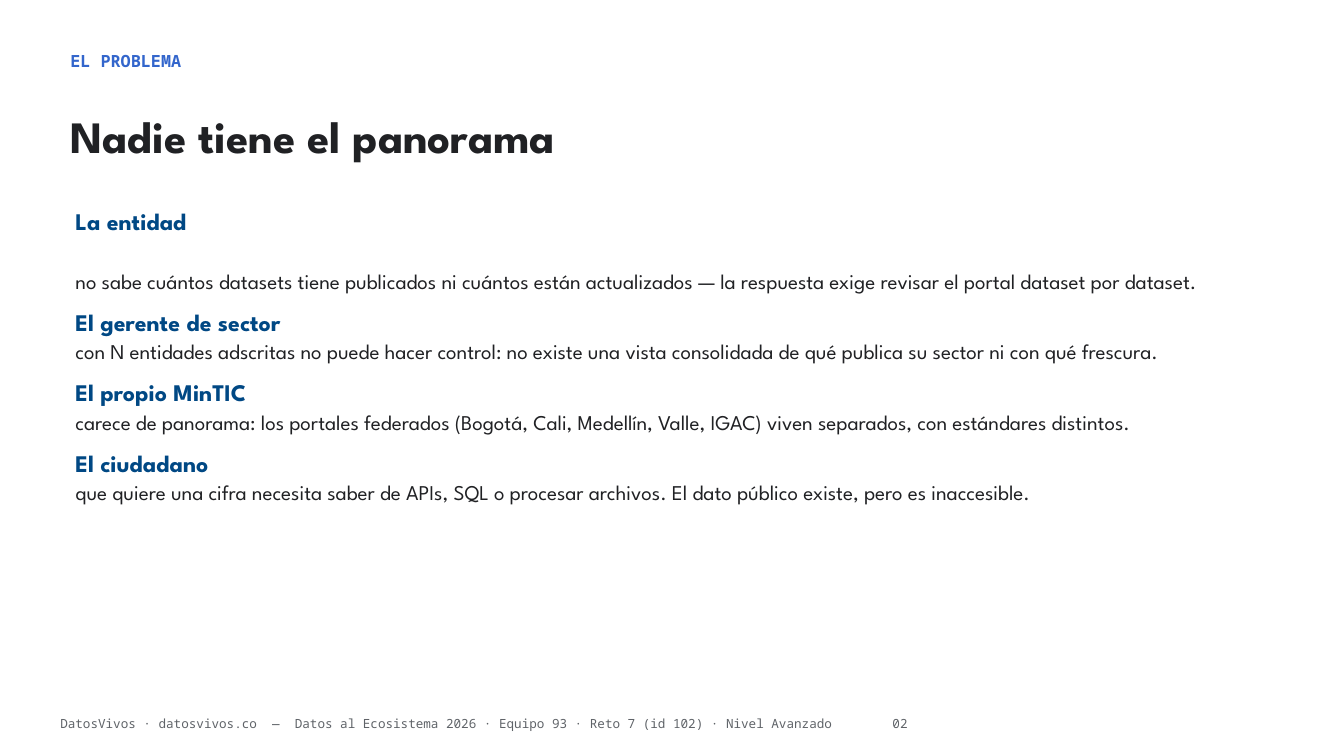
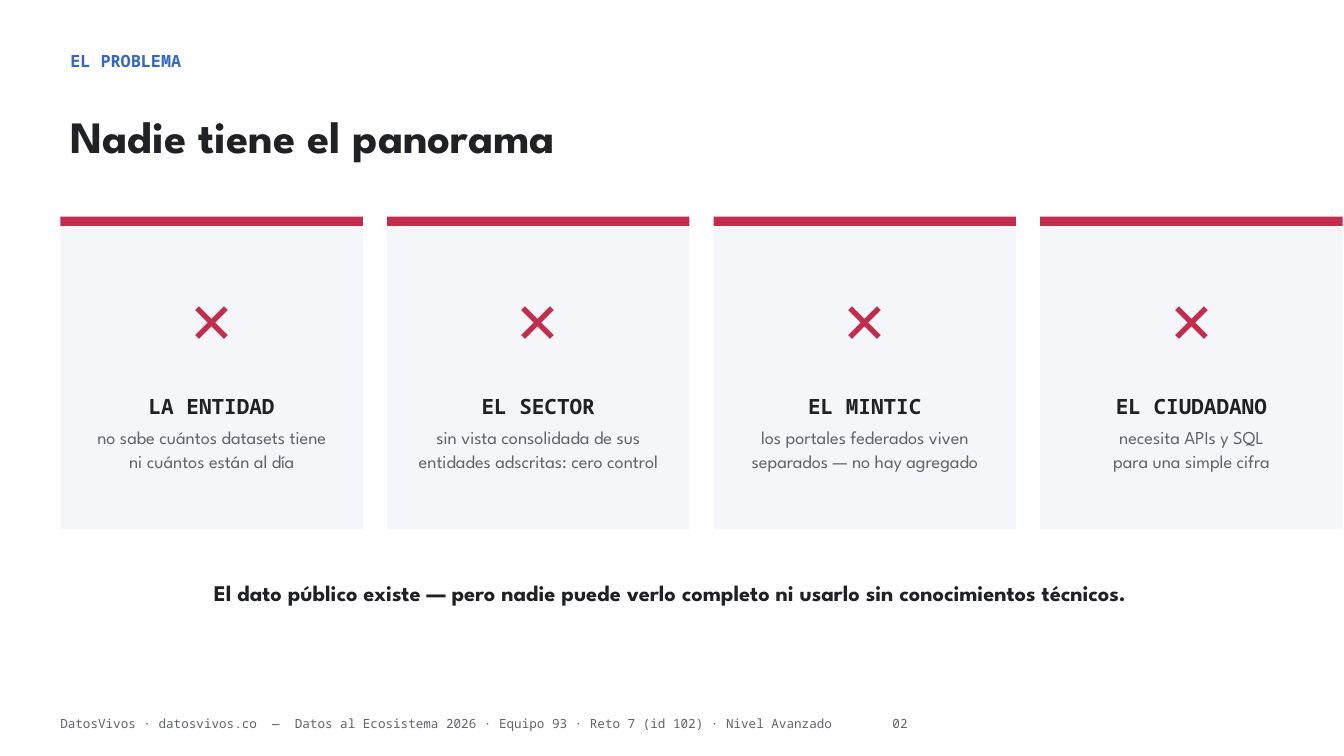
Before and after one commit to jsricop/DatosVivos, a slide deck: slide 2 of recursos/presentacion.pptx. Drawn at 1344x756 pixels with LibreOffice and Linux fonts; fonts in the diff are those of the drawing. Boxes give left, top, right and bottom in pixels: in the first picture for what was removed or moved away, otherwise in the second. Text is boxed around its words. In the diff, an @@ line names an element or a change of style, - is before the commit and + after.

```diff
--- a/recursos/presentacion.pptx
+++ b/recursos/presentacion.pptx
@@ rectangle added at [60, 217, 363, 529], fill #F4F6F9, 13 pt, text #5F6368 @@
+✕
+LA ENTIDAD
+no sabe cuántos datasets tiene
+ni cuántos están al día
@@ rectangle added at [60, 217, 363, 226], fill #C32D4B @@
@@ text removed at [75, 213, 1197, 505] @@
-La entidad
-no sabe cuántos datasets tiene publicados ni cuántos están actualizados — la respuesta exige revisar el portal dataset por dataset.
-El gerente de sector
-con N entidades adscritas no puede hacer control: no existe una vista consolidada de qué publica su sector ni con qué frescura.
-El propio MinTIC
-carece de panorama: los portales federados (Bogotá, Cali, Medellín, Valle, IGAC) viven separados, con estándares distintos.
-El ciudadano
-que quiere una cifra necesita saber de APIs, SQL o procesar archivos. El dato público existe, pero es inaccesible.
@@ rectangle added at [387, 217, 690, 529], fill #F4F6F9, 13 pt, text #5F6368 @@
+✕
+EL SECTOR
+sin vista consolidada de sus
+entidades adscritas: cero control
@@ rectangle added at [387, 217, 690, 226], fill #C32D4B @@
@@ rectangle added at [714, 217, 1016, 529], fill #F4F6F9, 13 pt, text #5F6368 @@
+✕
+EL MINTIC
+los portales federados viven
+separados — no hay agregado
@@ rectangle added at [714, 217, 1016, 226], fill #C32D4B @@
@@ rectangle added at [1041, 217, 1343, 529], fill #F4F6F9, 13 pt, text #5F6368 @@
+✕
+EL CIUDADANO
+necesita APIs y SQL
+para una simple cifra
@@ rectangle added at [1041, 217, 1343, 226], fill #C32D4B @@
@@ text added at [214, 585, 1126, 606], 16 pt, text #202124, bold @@
+El dato público existe — pero nadie puede verlo completo ni usarlo sin conocimientos técnicos.
```
Also in this commit, not shown: 16 other slides changed, 1 slide added, 2 slides removed, 3 other files.
